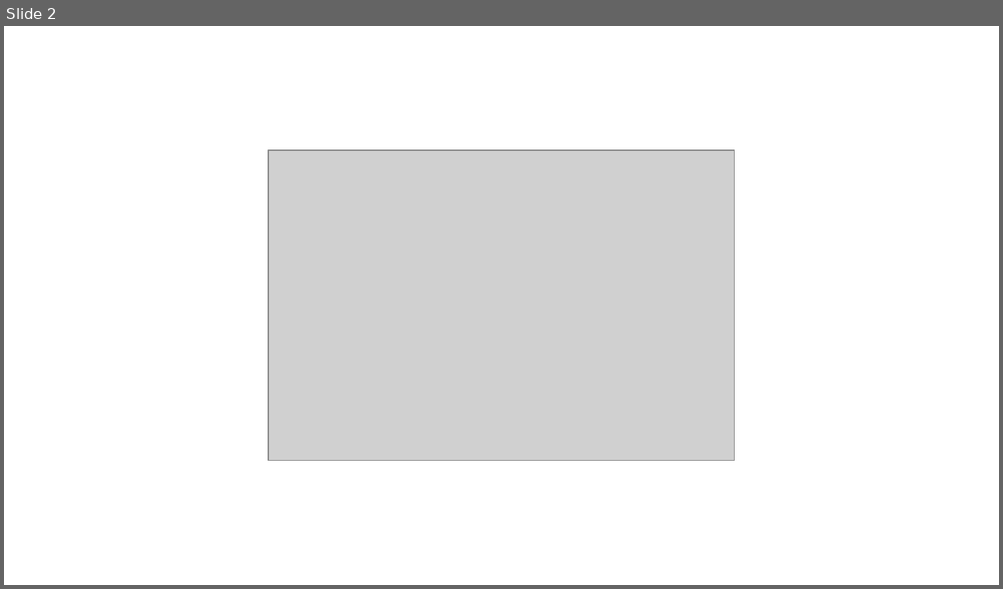
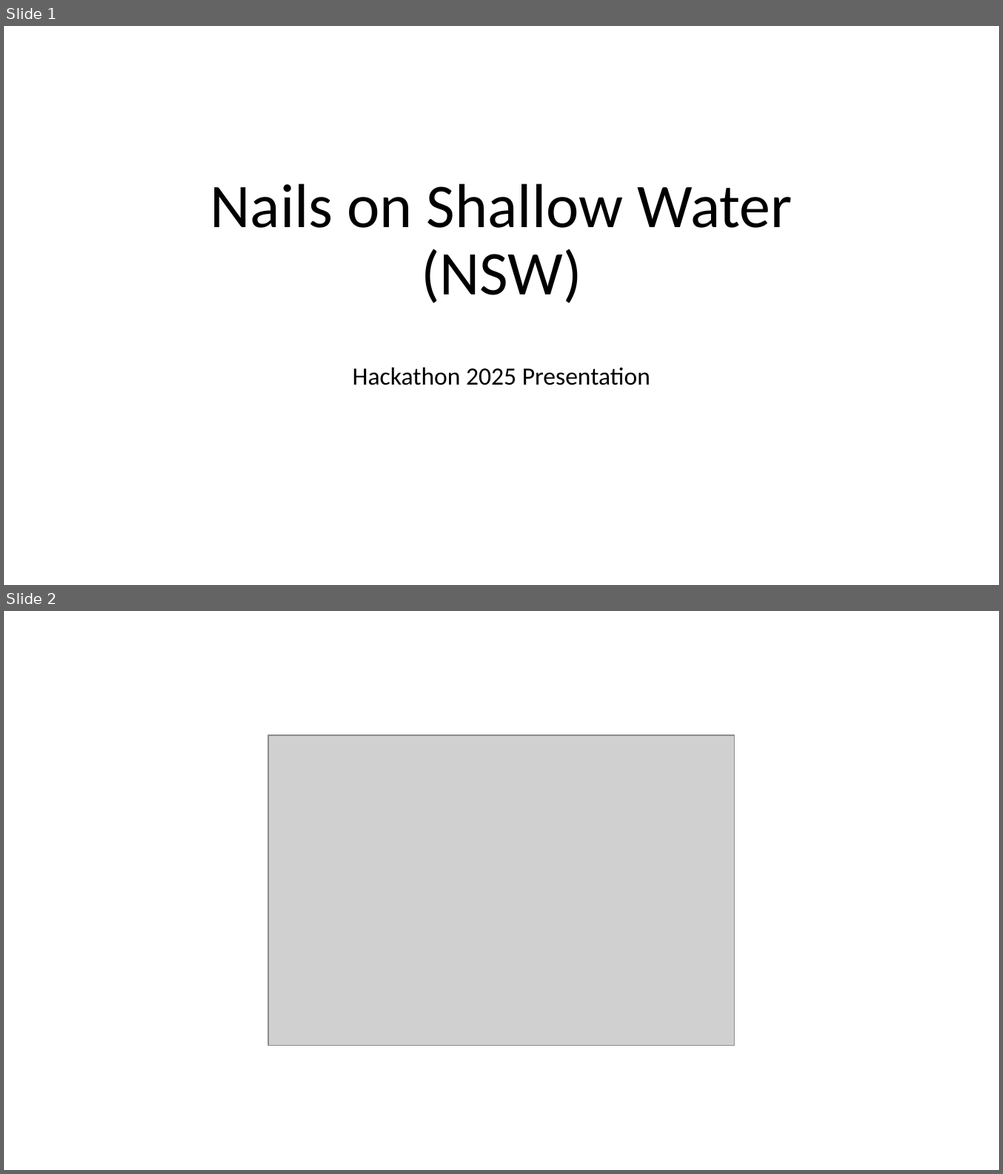
Before and after one commit to McFunshine/hackathon_computational_science_2025, a slide deck: NSW Presentation.pptx. Shown one above the other, each under a label of ours: slide 2 before the commit, slides 1 and 2 after it. The pictures are 1003x589 and 1003x1174 pixels, drawn with LibreOffice and Linux fonts; fonts in the diff are those of the drawing; grey boxes stand for pictures. Boxes give left, top, right and bottom in pixels: in the first picture for what was removed or moved away, otherwise in the second. Text is boxed around its words. In the diff, an @@ line names an element or a change of style, - is before the commit and + after.

Commit message:
update presentation

```diff
--- a/NSW Presentation.pptx
+++ b/NSW Presentation.pptx
@@ slide 1 added at (4,26,999,585), background #FFFFFF @@
@@ title added at (210,184,792,304), 60 pt, text #000000 @@
+Nails on Shallow Water (NSW)
@@ subtitle added at (353,367,650,386), 24 pt, text #000000 @@
+Hackathon 2025 Presentation
```
Also in this commit, not shown: 1 slide removed.
